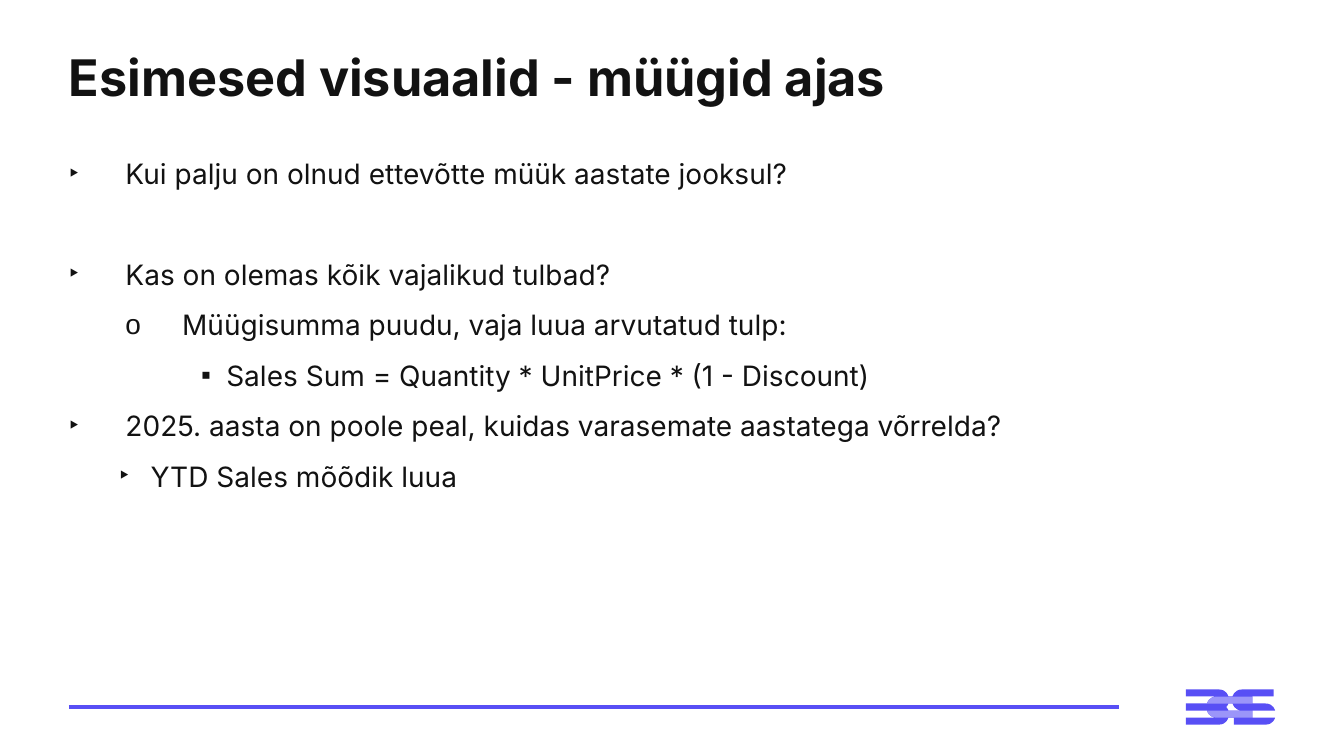
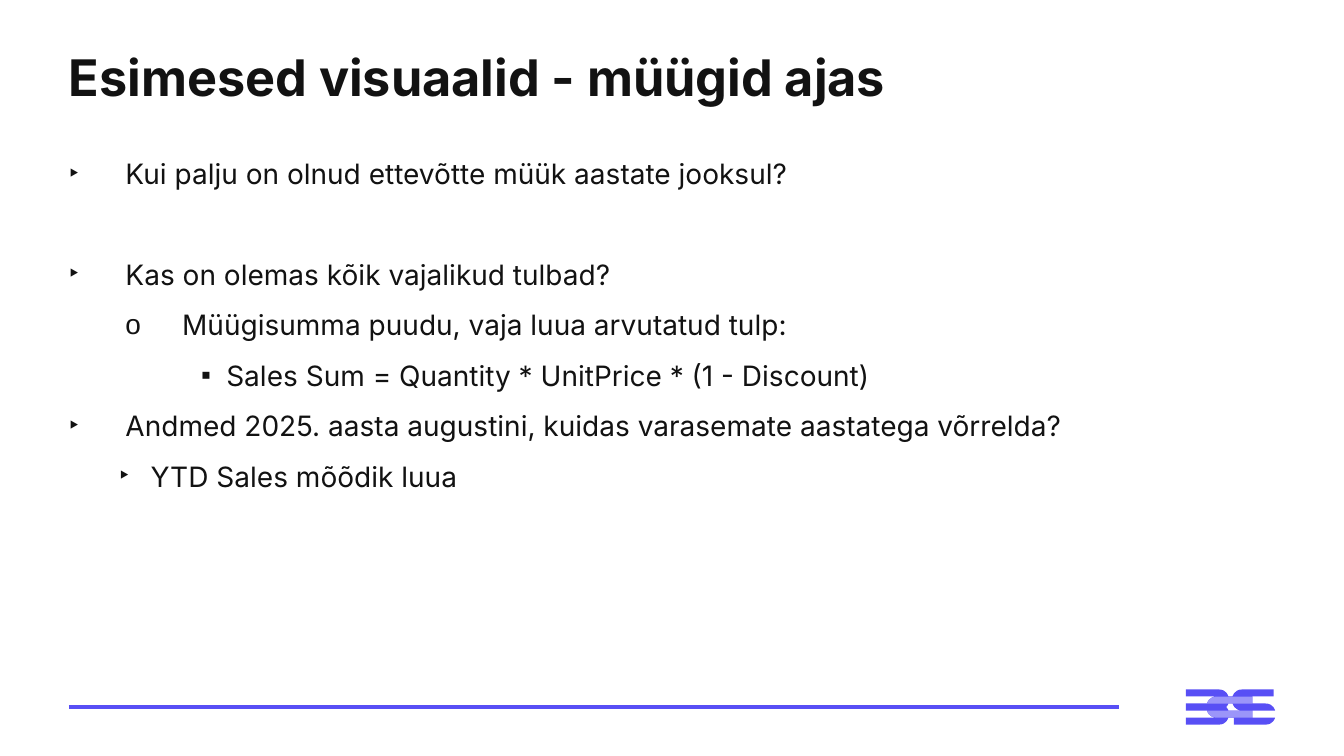
Before and after one commit to virverani/andmetarkus_2026_kevad, a slide deck: slide 18 of Day1/1-paev-andmetarkus-esitlus.pptx. Drawn at 1344x756 pixels with LibreOffice and Linux fonts; fonts in the diff are those of the drawing. Boxes give left, top, right and bottom in pixels: in the first picture for what was removed or moved away, otherwise in the second. Text is boxed around its words. In the diff, an @@ line names an element or a change of style, - is before the commit and + after.

Commit message:
Esimese päeva slaidide täiendus.

```diff
--- a/Day1/1-paev-andmetarkus-esitlus.pptx
+++ b/Day1/1-paev-andmetarkus-esitlus.pptx
@@ text at (125, 415, 1061, 442): text changed @@
-‣ 2025. aasta on poole peal, kuidas varasemate aastatega võrrelda?
+‣ Andmed 2025. aasta augustini, kuidas varasemate aastatega võrrelda?
```
Also in this commit, not shown: 3 other slides changed.
